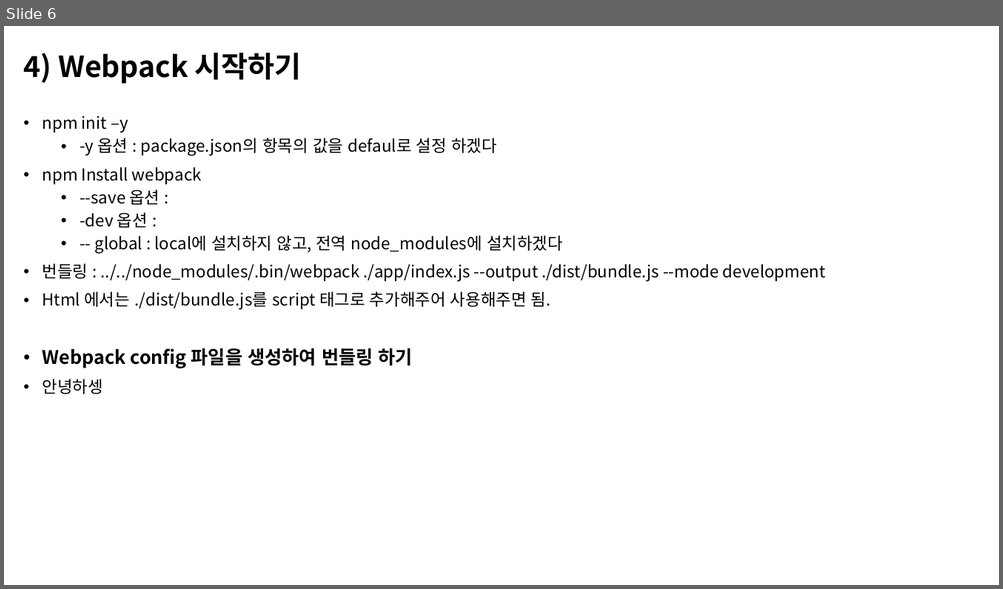
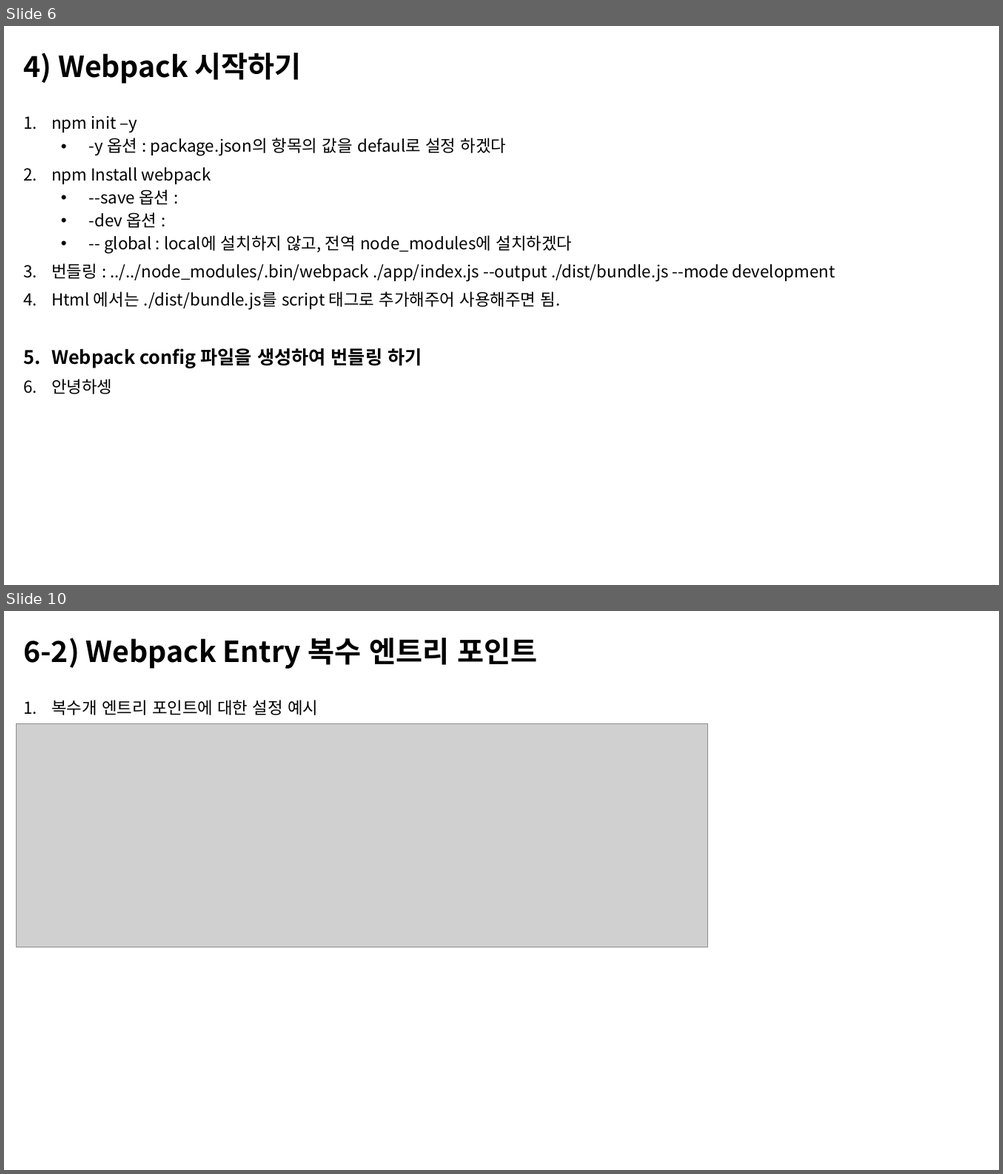
Before and after one commit to n4oah-study/webpack, a slide deck: document/webpack.pptx. Shown one above the other, each under a label of ours: slide 6 before the commit, slides 6 and 10 after it; the slides between them are not shown. The pictures are 1003x589 and 1003x1174 pixels, drawn with LibreOffice and Linux fonts; fonts in the diff are those of the drawing; grey boxes stand for pictures. Boxes give left, top, right and bottom in pixels: in the first picture for what was removed or moved away, otherwise in the second. Text is boxed around its words. In the diff, an @@ line names an element or a change of style, - is before the commit and + after.

Commit message:
webpack pptx 수정

```diff
--- a/document/webpack.pptx
+++ b/document/webpack.pptx
@@ slide 10 added at (4,611,999,1170), background #FFFFFF @@
@@ title added at (23,638,537,669), 28 pt, text #000000, bold @@
+6-2) Webpack Entry 복수 엔트리 포인트
@@ text added at (51,700,318,715), 16 pt, text #000000 @@
+1. 복수개 엔트리 포인트에 대한 설정 예시
@@ picture added at (16,724,708,948) @@
@@ slide 6 changed as well @@
@@ text "npm init –y" at (51,116,835,395): bullet • to 1.; indent changed @@
```
Also in this commit, not shown: 6 other slides changed, 5 other slides added, 6 other files.
